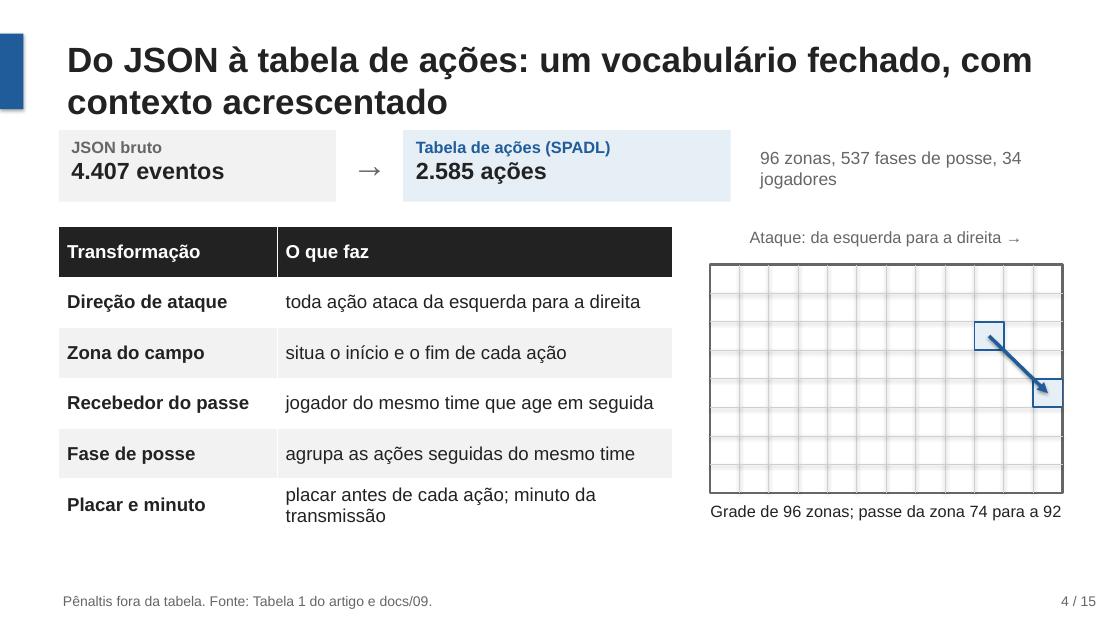
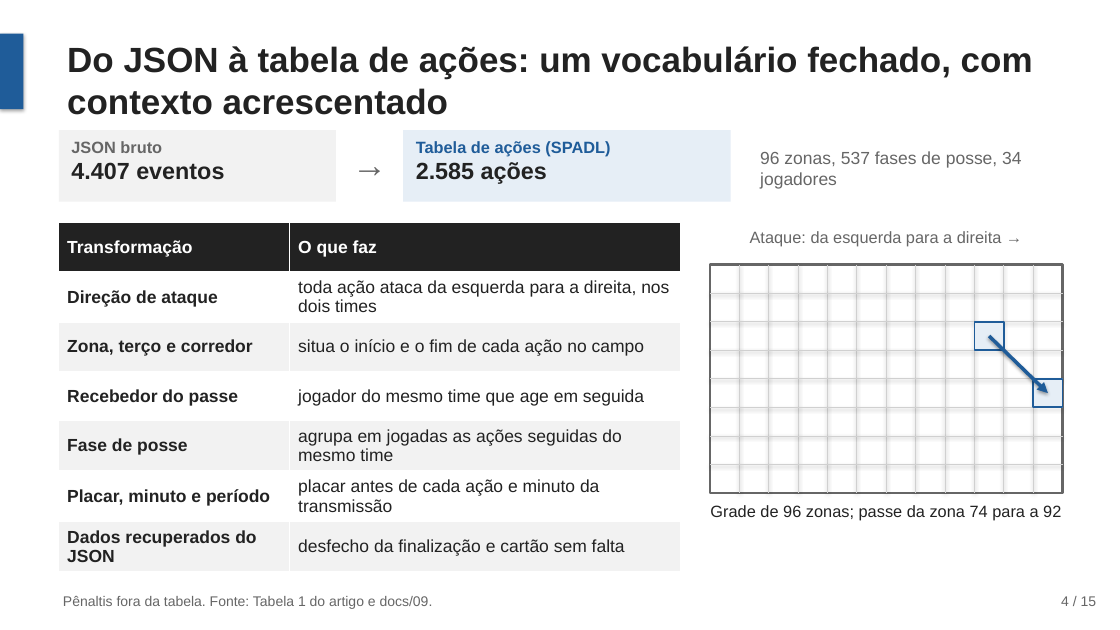
Before and after one commit to joaowinderfeldbussolotto/football-tactics-knowledge-graph, a slide deck: slide 4 of apresentacao/apresentacao.pptx. Drawn at 1120x630 pixels with LibreOffice and Linux fonts; fonts in the diff are those of the drawing. Boxes give left, top, right and bottom in pixels: in the first picture for what was removed or moved away, otherwise in the second. Text is boxed around its words. In the diff, an @@ line names an element or a change of style, - is before the commit and + after.

```diff
--- a/apresentacao/apresentacao.pptx
+++ b/apresentacao/apresentacao.pptx
@@ table at (59,223,681,567) @@
-row 2, column 2: toda ação ataca da esquerda para a direita
+row 2, column 2: toda ação ataca da esquerda para a direita, nos dois times
-row 3, column 1: Zona do campo
+row 3, column 1: Zona, terço e corredor
-row 3, column 2: situa o início e o fim de cada ação
+row 3, column 2: situa o início e o fim de cada ação no campo
-row 5: Fase de posse | agrupa as ações seguidas do mesmo time
-row 6: Placar e minuto | placar antes de cada ação; minuto da transmissão
+row 5: Fase de posse | agrupa em jogadas as ações seguidas do mesmo time
+row 6: Placar, minuto e período | placar antes de cada ação e minuto da transmissão
+row 7: Dados recuperados do JSON | desfecho da finalização e cartão sem falta
@@ table: place and size @@
-table at (59,227,672,529)
+table at (59,223,681,567)
```
Also in this commit, not shown: 8 other slides changed, 2 other files.
